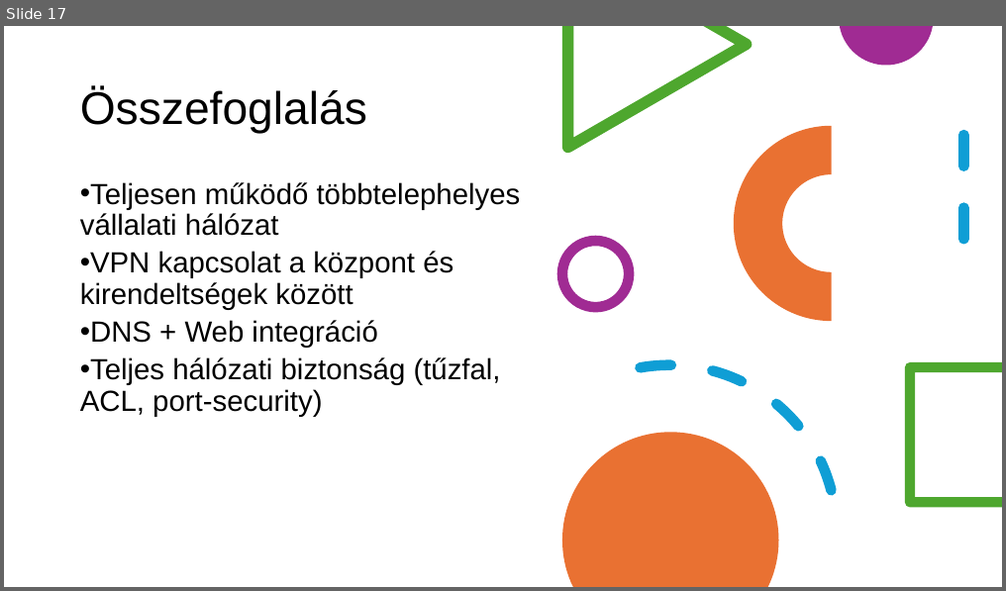
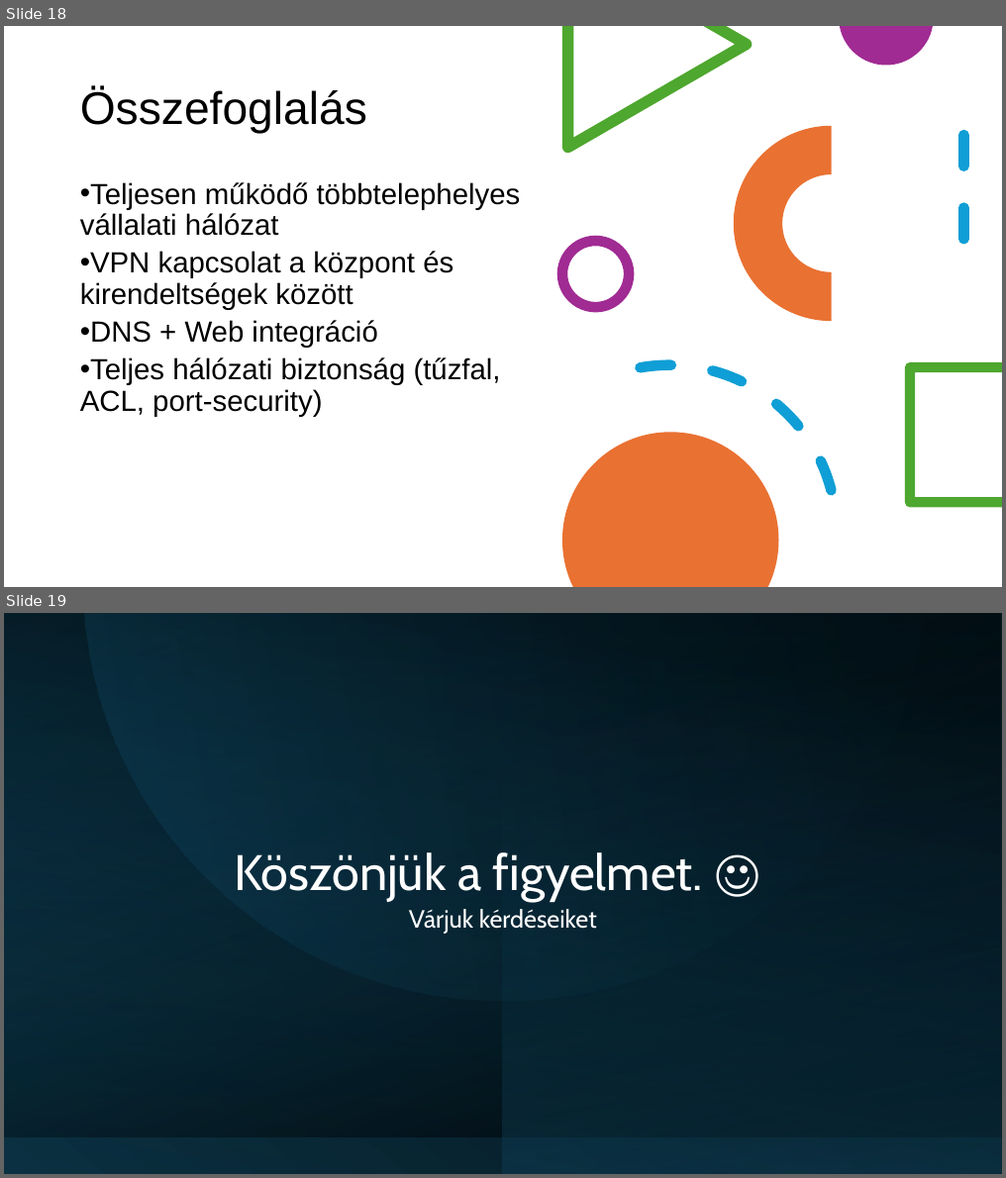
Before and after one commit to elekesbalint/RAMriders, a slide deck: CseGe Kft prototype.pptx. Shown one above the other, each under a label of ours: slide 17 before the commit, slides 18 and 19 after it. The pictures are 1006x591 and 1006x1178 pixels, drawn with LibreOffice and Linux fonts; fonts in the diff are those of the drawing. Boxes give left, top, right and bottom in pixels: in the first picture for what was removed or moved away, otherwise in the second. Text is boxed around its words. In the diff, an @@ line names an element or a change of style, - is before the commit and + after.

```diff
--- a/CseGe Kft prototype.pptx
+++ b/CseGe Kft prototype.pptx
@@ slide 19 added at (x1=4, y1=613, x2=1002, y2=1174), background #FFFFFF @@
@@ rectangle added at (x1=4, y1=613, x2=1002, y2=1174), fill gradient #0B3041 to #000000 @@
@@ rectangle added at (x1=4, y1=613, x2=1002, y2=1137), fill gradient #104862 to #000000 @@
@@ rectangle added at (x1=4, y1=613, x2=1001, y2=1174), fill gradient #000000 to #104862 @@
@@ rectangle added at (x1=5, y1=613, x2=1000, y2=1174), fill gradient #0B3041 to #000000 @@
@@ freeform shape added at (x1=85, y1=613, x2=921, y2=1000), fill gradient #0B3041 to #156082 @@
@@ rectangle added at (x1=503, y1=613, x2=1002, y2=1174), fill gradient #0B3041 to #104862 @@
@@ title added at (x1=234, y1=853, x2=703, y2=901), 48 pt, text #FFFFFF @@
+Köszönjük a figyelmet. ☺
@@ text added at (x1=409, y1=909, x2=597, y2=934), 24 pt, text #FFFFFF @@
+Várjuk kérdéseiket
@@ what was slide 17 is now slide 18 @@
```
Also in this commit, not shown: 1 slide changed, 1 other slide added, 2 other files.
